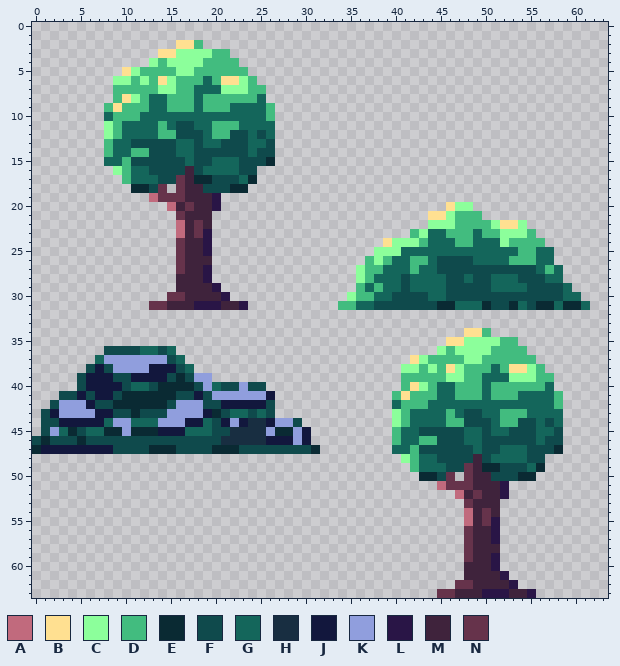
Pixel-art sprite -- data/images/decor/large_decor.png. The picture above is the old version.
The file is 64x64 pixels.
Palette (. is transparent): A #c16a7d  B #ffe091  C #8cff9b  D #42bc7f  E #0a2a33  F #0f4a4c  G #14665b  H #182e41  J #12173d  K #909edd  L #291546  M #3f233c  N #66334b
Now the later version:
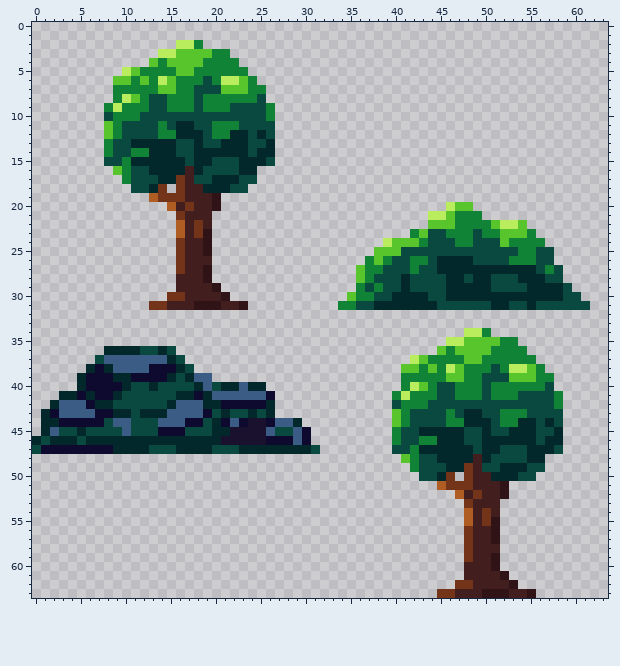
The exact change:
colour A: #c16a7d -> #af5d23
colour B: #ffe091 -> #b9ed5e
colour C: #8cff9b -> #57c52b
colour D: #42bc7f -> #118337
colour F: #0f4a4c -> #03282b
colour G: #14665b -> #09493f
colour H: #182e41 -> #1a112e
colour J: #12173d -> #0e092f
colour K: #909edd -> #3a5c85
colour L: #291546 -> #2f1316
colour M: #3f233c -> #431e1e
colour N: #66334b -> #74341a
y 15: x 26 E -> G
y 17: x 18..19 EE -> GG; x 24 E -> G
y 18: x 11..12 EE -> GG; x 22..23 EE -> GG
y 31: x 45..46 EE -> GG; x 50 E -> G; x 53 E -> G; x 56..57 EE -> GG; x 59..60 EE -> GG
y 39: x 16 E -> G
y 40: x 14..17 EEEE -> GGGG
y 41: x 10..15 EEEEEE -> GGGGGG
y 42: x 9..14 EEEEEE -> GGGGGG
y 43: x 11 E -> G; x 20 E -> G
y 45: x 4 E -> G; x 8..9 EE -> GG; x 11..13 EEE -> GGG; x 27..28 EE -> GG
y 46: x 1 E -> G; x 5 E -> G
y 47: x 0 E -> G; x 13..15 EEE -> GGG; x 20..22 EEE -> GGG; x 31 E -> G; x 58 E -> G
y 49: x 50..51 EE -> GG; x 56 E -> G
y 50: x 43..44 EE -> GG; x 54..55 EE -> GG
Pixel boxes of the changes (left, top, right, bottom) in both pictures:
changed: (104, 40, 275, 310)
changed: (338, 202, 590, 598)
changed: (32, 346, 320, 454)
